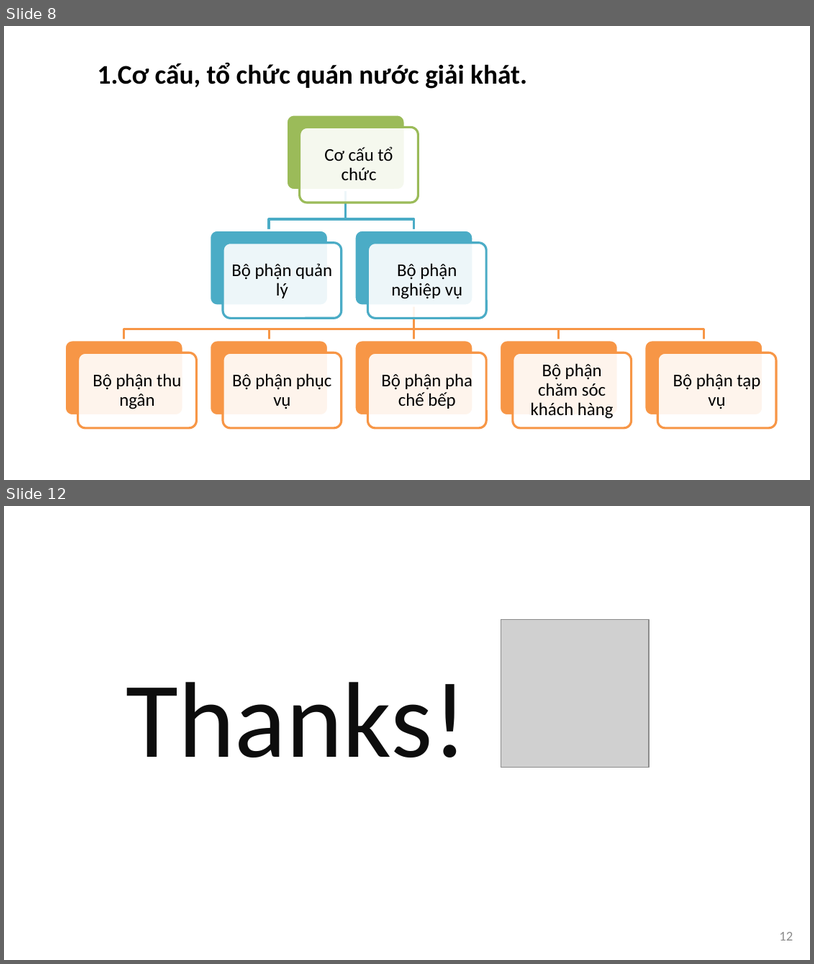
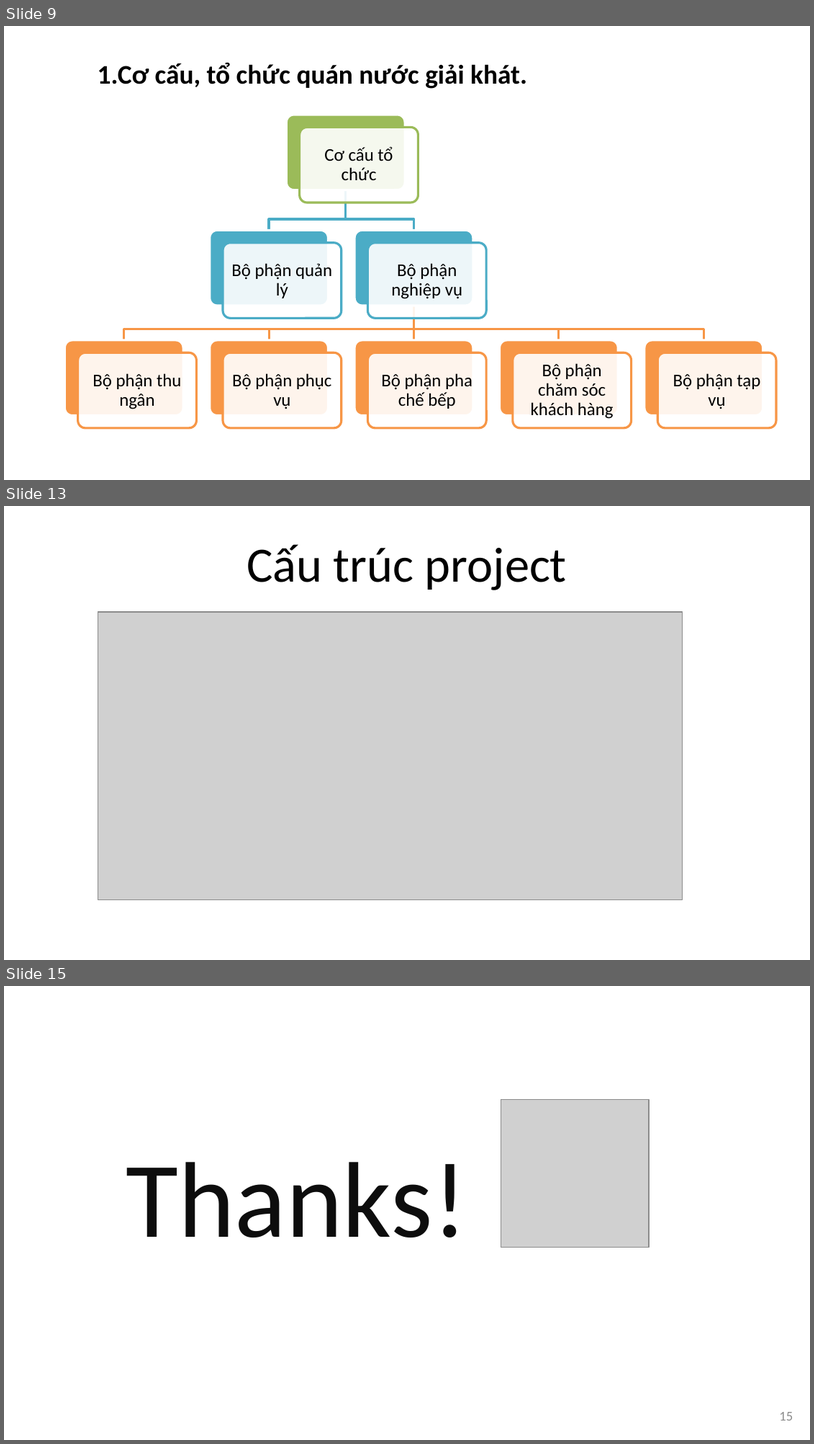
Before and after one commit to datduong97/Congnghephanmem, a slide deck: bccnpm2.pptx. Shown one above the other, each under a label of ours: slides 8 and 12 before the commit, slides 9, 13 and 15 after it; the slides between them are not shown. The pictures are 814x964 and 814x1444 pixels, drawn with LibreOffice and Linux fonts; fonts in the diff are those of the drawing; grey boxes stand for pictures; background and template pictures are left out. Boxes give left, top, right and bottom in pixels: in the first picture for what was removed or moved away, otherwise in the second. Text is boxed around its words. In the diff, an @@ line names an element or a change of style, - is before the commit and + after.

```diff
--- a/bccnpm2.pptx
+++ b/bccnpm2.pptx
@@ slide 13 added at <box>4,506,810,960</box>, background picture (left out) @@
@@ title added at <box>247,544,567,590</box>, 44 pt, text #000000 @@
+Cấu trúc project
@@ picture added at <box>98,612,683,900</box> @@
@@ what was slide 8 is now slide 9 @@
@@ what was slide 12 is now slide 15 @@
@@ page number at <box>779,1412,793,1420</box>: text changed @@
-12
+15
```
Also in this commit, not shown: 6 slides changed, 2 other slides added, 3 slides removed, 4 other files.
